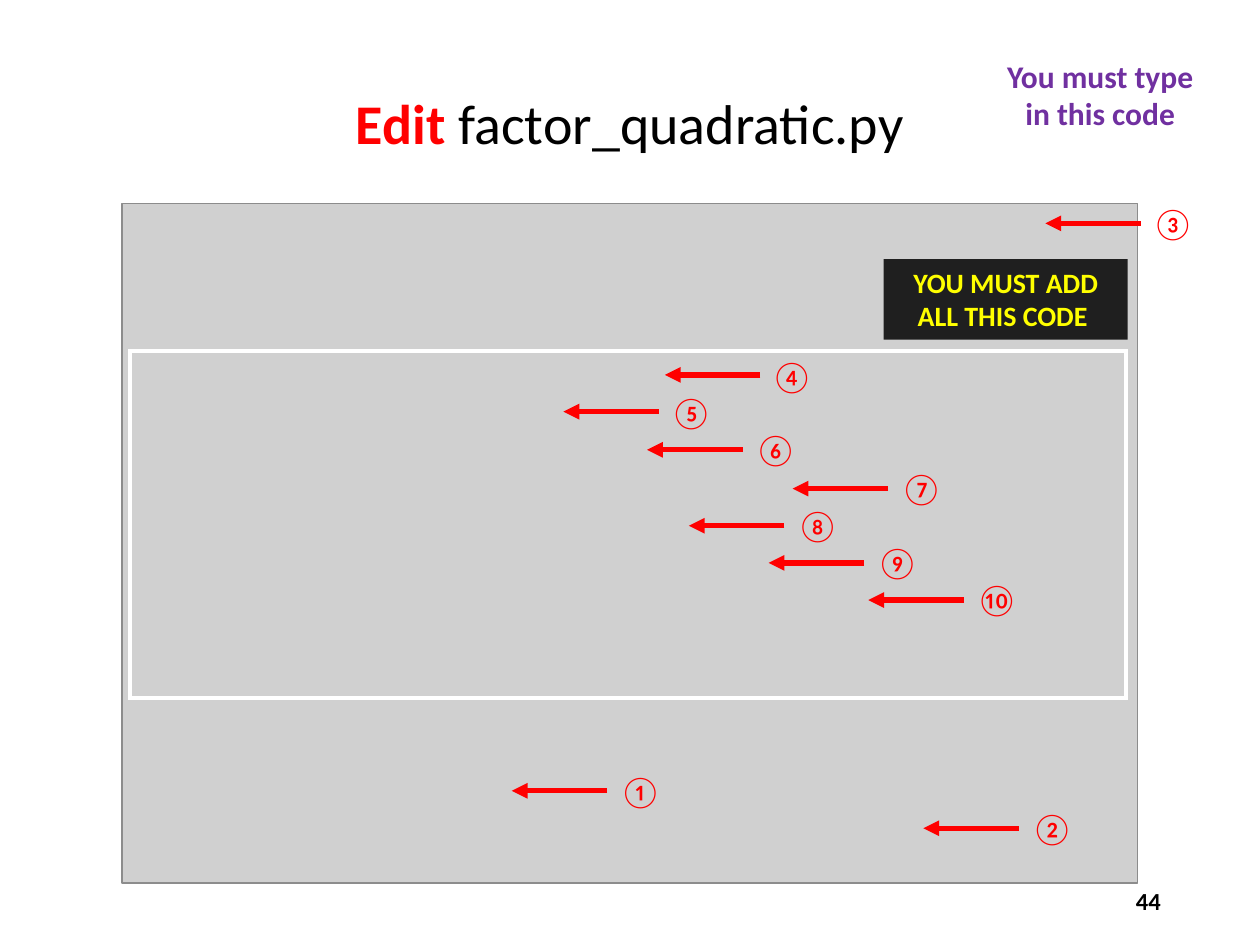
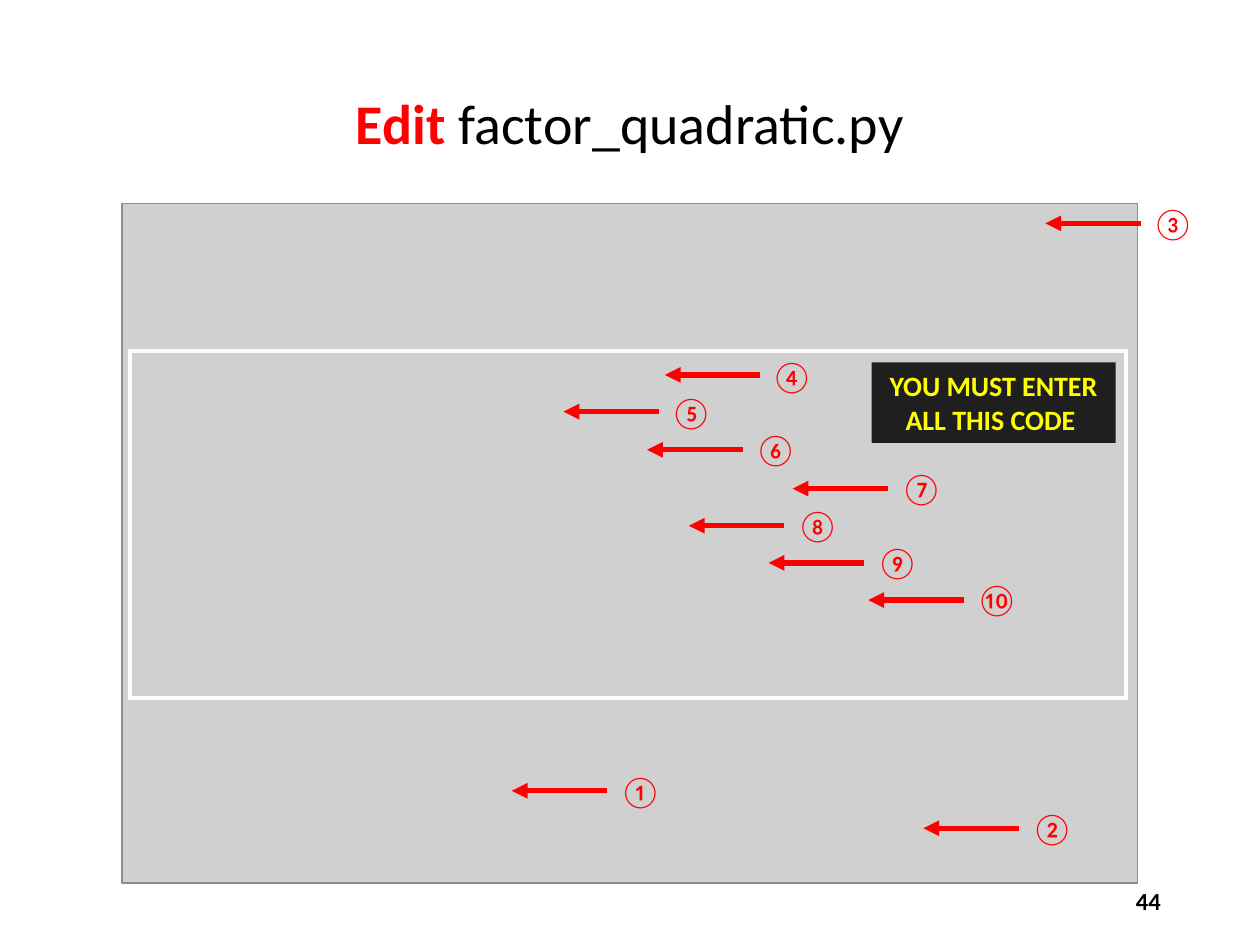
Before and after one commit to dbiersach/scicomp101, a slide deck: slide 44 of Session 04 - Algorithms/Session 04 - Algorithms.pptx. Drawn at 1260x945 pixels with LibreOffice and Linux fonts; fonts in the diff are those of the drawing; grey boxes stand for pictures. Boxes give left, top, right and bottom in pixels: in the first picture for what was removed or moved away, otherwise in the second. Text is boxed around its words. In the diff, an @@ line names an element or a change of style, - is before the commit and + after.

Commit message:
Update slides

```diff
--- a/Session 04 - Algorithms/Session 04 - Algorithms.pptx
+++ b/Session 04 - Algorithms/Session 04 - Algorithms.pptx
@@ text removed at (1007,67,1194,126) @@
-You must type in this code
@@ rectangle "YOU MUST ENTER ALL THIS ...": place and size @@
-rectangle "YOU MUST ENTER ALL THIS ..." at (883,260,1128,340)
+rectangle "YOU MUST ENTER ALL THIS ..." at (872,363,1116,444)
@@ text in rectangle at (890,377,1097,430): text changed @@
-YOU MUST ADD ALL THIS CODE
+YOU MUST ENTER ALL THIS CODE
```
Also in this commit, not shown: 12 other slides changed, 2 other files.
